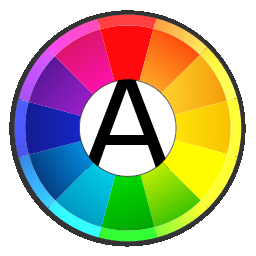
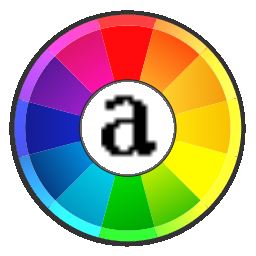
The second w=256, h=256 image is a revision of the first. Changes to its layers:
renamed "A" to "a", painted on it over box(84, 78, 170, 169)
painted on "Layer" over box(78, 78, 178, 178)
